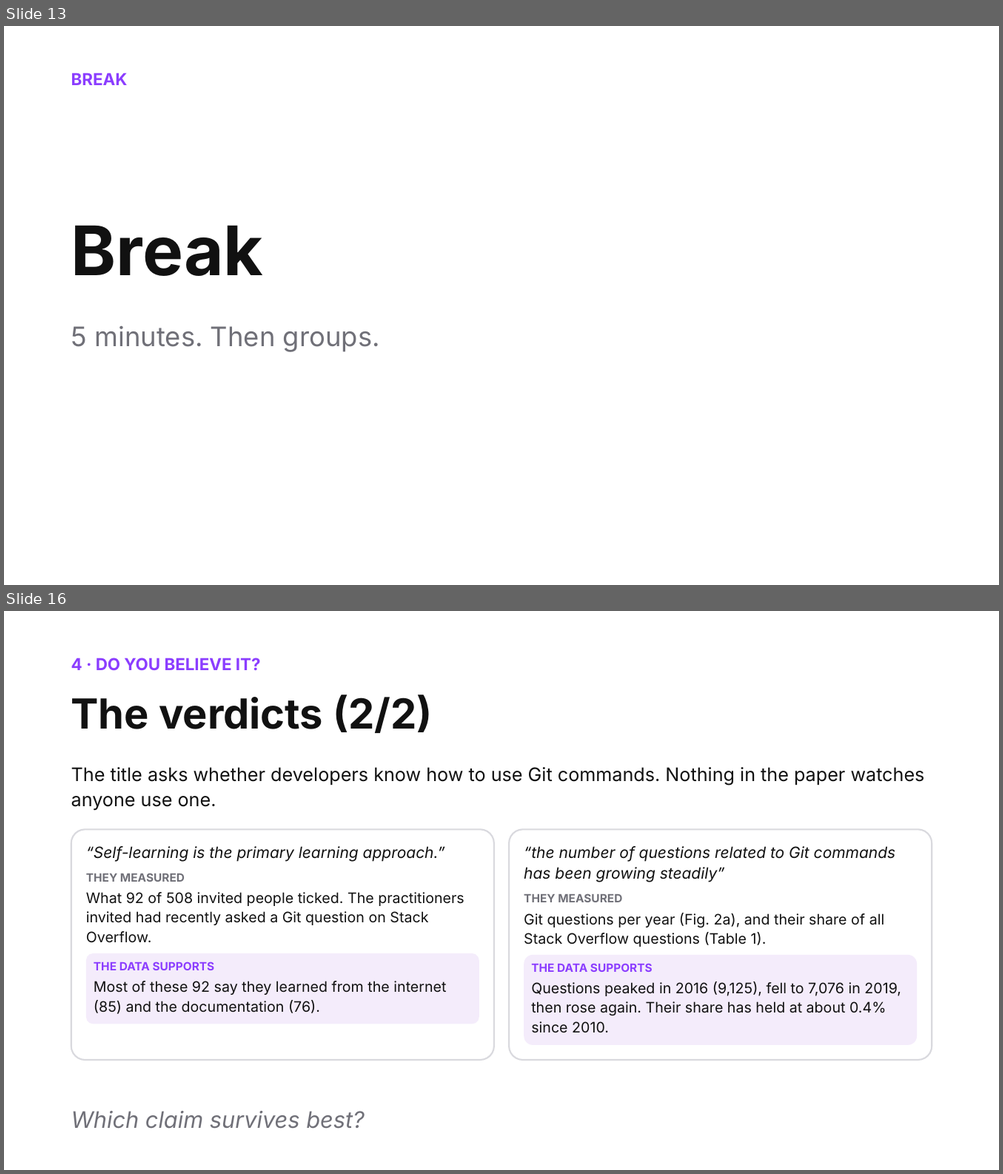
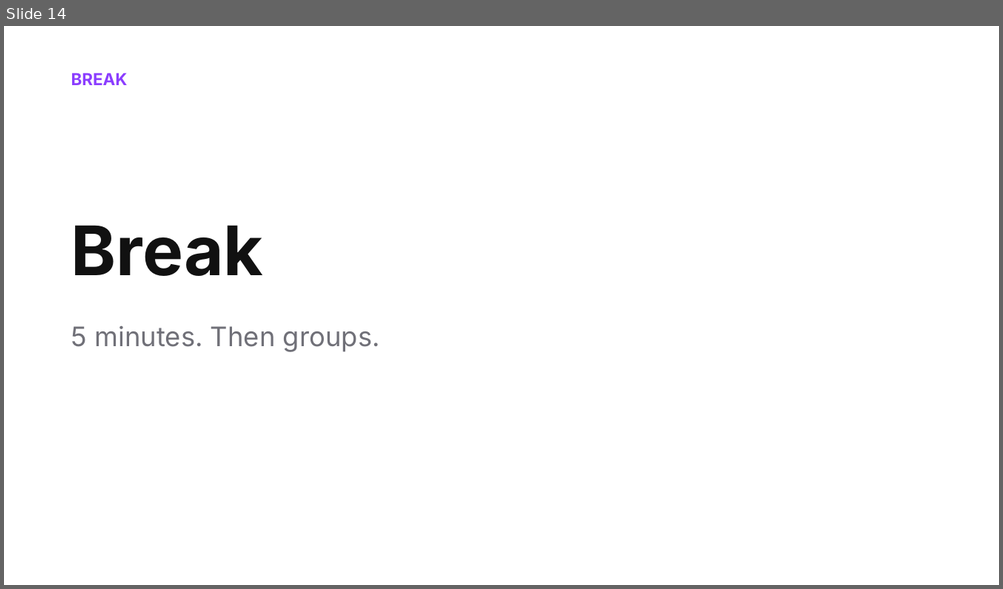
Before and after one commit to shubham3-ucb/cs294-pl, a slide deck: slides/thursday_app.pptx. Shown one above the other, each under a label of ours: slides 13 and 16 before the commit, slide 14 after it; the slides between them are not shown. The pictures are 1003x1174 and 1003x589 pixels, drawn with LibreOffice and Linux fonts; fonts in the diff are those of the drawing. Boxes give left, top, right and bottom in pixels: in the first picture for what was removed or moved away, otherwise in the second. Text is boxed around its words. In the diff, an @@ line names an element or a change of style, - is before the commit and + after.

```diff
--- a/slides/thursday_app.pptx
+++ b/slides/thursday_app.pptx
@@ slide 16 removed at [4,611,999,1170], background #FFFFFF @@
@@ text removed at [71,658,261,670] @@
-4 · DO YOU BELIEVE IT?
@@ text removed at [71,695,432,733] @@
-The verdicts (2/2)
@@ text removed at [71,767,925,810] @@
-The title asks whether developers know how to use Git commands. Nothing in the paper watches anyone use one.
@@ rounded rectangle removed at [71,829,494,1060] @@
@@ rounded rectangle removed at [509,829,932,1060] @@
@@ text removed at [86,846,445,862] @@
-“Self-learning is the primary learning approach.”
@@ text removed at [523,846,896,883] @@
-“the number of questions related to Git commands has been growing steadily”
@@ text removed at [86,873,185,882] @@
-THEY MEASURED
@@ text removed at [86,892,464,943] @@
-What 92 of 508 invited people ticked. The practitioners invited had recently asked a Git question on Stack Overflow.
@@ text removed at [523,894,622,903] @@
-THEY MEASURED
@@ text removed at [523,913,885,947] @@
-Git questions per year (Fig. 2a), and their share of all Stack Overflow questions (Table 1).
@@ rounded rectangle removed at [86,954,479,1025] @@
@@ text removed at [94,962,215,971] @@
-THE DATA SUPPORTS
@@ rounded rectangle removed at [524,955,917,1045] @@
@@ text removed at [531,963,652,972] @@
-THE DATA SUPPORTS
@@ text removed at [94,981,446,1014] @@
-Most of these 92 say they learned from the internet (85) and the documentation (76).
@@ text removed at [531,982,901,1034] @@
-Questions peaked in 2016 (9,125), fell to 7,076 in 2019, then rose again. Their share has held at about 0.4% since 2010.
@@ text removed at [71,1111,364,1129] @@
-Which claim survives best?
@@ what was slide 13 is now slide 14 @@
```
Also in this commit, not shown: 11 slides changed, 3 slides added, 1 other slide removed, 20 other files.
